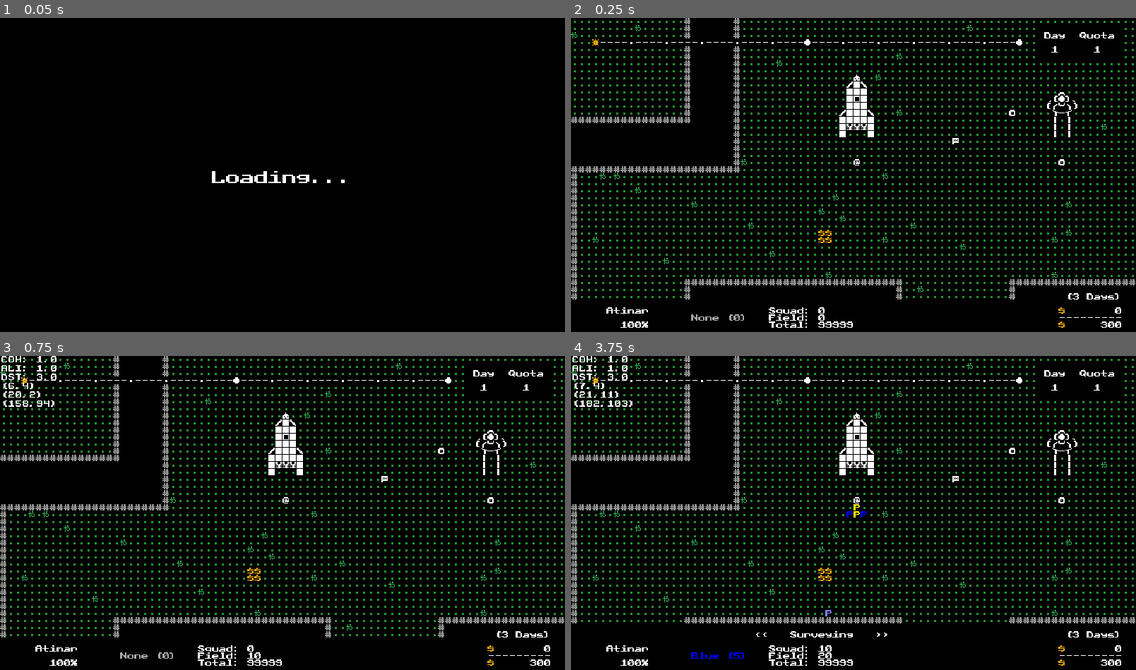
Above: before the commit, frames 1-4 (two rows, left to right).
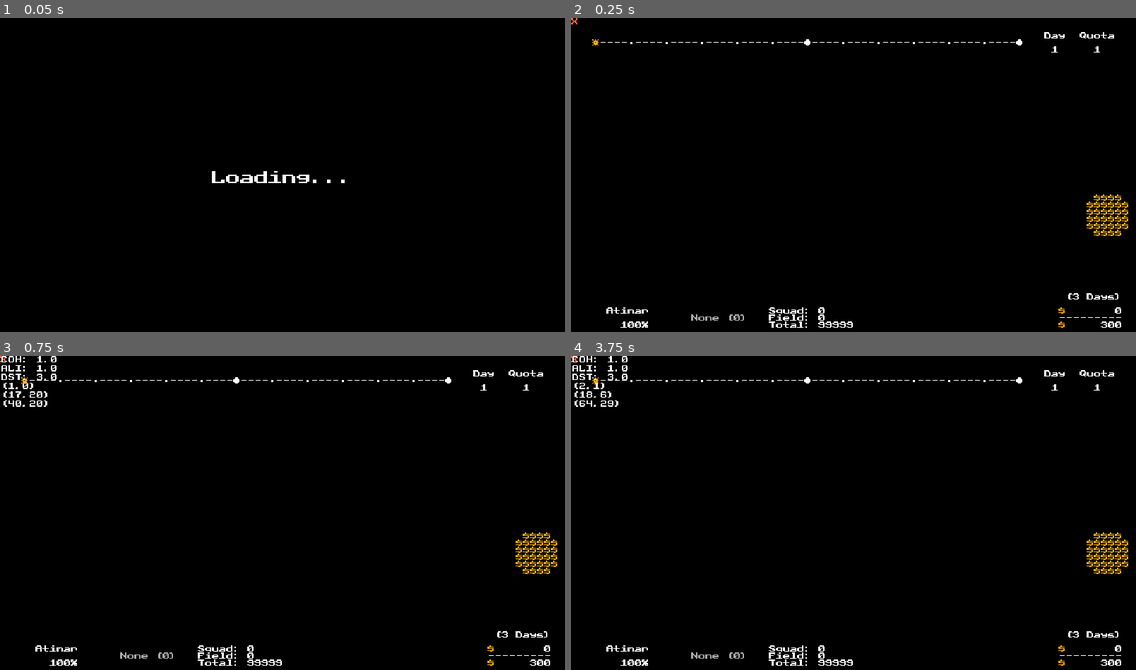
Above: after the commit, the same moments.

Repository: w00tyd00d/Roguemin
Game: Godot game, scene res://prefabs/main.tscn
Same seed, same stepped clock (60 frames per second), same inputs: the game is played once before the commit and once after it.
Inputs (mouse positions are in pixels of both pictures, inside the frame that each line leads up to):
- Up to frame 1 (0.05 s): no input
- Up to frame 2 (0.25 s): no input
- Up to frame 3 (0.75 s): tap Enter (c_confirm) at 0.5 s; move the mouse to (282, 497) at 0.52 s; hold E (c_cycle_right) from 0.53 s (still down); tap A (c_attack) at 0.6 s; click (282, 497) at 0.67 s
- Up to frame 4 (3.75 s): tap Enter (c_confirm) at 1.25, 2.1, 2.75 s; move the mouse to (740, 531) at 1.27 s; release E (c_cycle_right) at 1.28 s; hold Keypad 2 (c_down) 1.28-2.03 s; tap Z (c_camera) at 1.35 s; move the mouse to (910, 443) at 2.02 s; hold E (c_cycle_right) 2.03-2.78 s; move the mouse to (825, 578) at 2.77 s; hold Keypad 8 (c_up) 2.78-3.53 s; tap D (c_dismiss) at 2.85 s; click (825, 578) at 2.92 s; move the mouse to (1023, 563) at 3.52 s; hold Q (c_cycle_left) from 3.53 s (still down); tap X (c_survey) at 3.6 s

Frame 1 is identical in both runs. In frame 2, 10% of the frame differs, in the area x 0-100%, y 0-90%; in frame 3, 10%; in frame 4, 10%, in the area x 0-100%, y 0-97%.
Error after the commit: Parse Error: Cannot infer the type of "unit" variable because the value doesn't have a set type. (res://scripts/entities/enemy.gd:103)

Commit message:
UnitContainer now UnitManager, also is now globally accessed via GameState

Diff:
--- a/prefabs/unit_container.tscn
+++ b/prefabs/unit_container.tscn
@@ -1,9 +1,9 @@
 [gd_scene load_steps=3 format=3 uid="uid://77dxilf67abv"]
 
-[ext_resource type="Script" uid="uid://dhcf1aaqkb5wj" path="res://scripts/world/unit_container.gd" id="1_aks25"]
+[ext_resource type="Script" uid="uid://dhcf1aaqkb5wj" path="res://scripts/world/unit_manager.gd" id="1_aks25"]
 [ext_resource type="PackedScene" uid="uid://dtou5u2oxkeus" path="res://prefabs/entities/unit.tscn" id="1_scmr8"]
 
-[node name="UnitContainer" type="Node"]
+[node name="UnitManager" type="Node"]
 script = ExtResource("1_aks25")
 
 [node name="Unit00" parent="." instance=ExtResource("1_scmr8")]
--- a/scripts/entities/enemy.gd
+++ b/scripts/entities/enemy.gd
@@ -92,10 +92,9 @@
 func buck_units() -> void:
     var size := riding_units.size()
     var empty_tiles := world.get_closest_empty_tiles(current_tile, size)
-    var _units = riding_units.keys()
 
-    for i in size:
-        _units[i].move_to(empty_tiles[i])
+    for unit: Unit in riding_units:
+        unit.move_to(empty_tiles.pop_back())
 
     riding_units = {}
 
--- a/scripts/entities/spotty_red.gd
+++ b/scripts/entities/spotty_red.gd
@@ -7,7 +7,7 @@
 
 
 func _init() -> void:
-    brain = InanimateBrain.new(self)
+    brain = SpottyRedBrain.new(self)
     super()
 
 
--- a/scripts/game_state.gd
+++ b/scripts/game_state.gd
@@ -42,6 +42,9 @@
 ## Global reference to the player object
 var player : Player
 
+## Global reference to the unit manager object
+var unit_manager : UnitManager
+
 
 ## The current money value the player has accumulated
 var money := 0 :
--- a/scripts/main.gd
+++ b/scripts/main.gd
@@ -9,7 +9,7 @@
 @onready var game_screen := $GameScreen as Control
 
 @onready var game_viewport := $GameScreen/%SubViewport as SubViewport
-@onready var unit_container := $GameScreen/%UnitContainer as UnitContainer
+@onready var unit_manager := $GameScreen/%UnitManager as UnitManager
 
 func _ready() -> void:
     # Set the default background color to black at runtime
@@ -20,7 +20,8 @@
 
     # We keep these nodes as a children to the game screen, but we inject
     # references to them to the world factory so that it may utilize them
-    world_factory.unit_container = unit_container
+    # world_factory.unit_manager = unit_manager
+    GameState.unit_manager = unit_manager
     world_factory.game_viewport = game_viewport
 
     # FOR DEBUGGING PURPOSES, AUTOMATICALLY GO RIGHT TO GAME
@@ -33,7 +34,7 @@
     var world := world_factory.generate_new_world()
     GameState.world = world
 
-    unit_container.reset_all()
+    unit_manager.reset_all()
 
     var player : Player
     if not GameState.player:
--- /dev/null
+++ b/scripts/states/inanimate/dead_state.gd
@@ -0,0 +1,11 @@
+class_name DeadState extends InanimateState
+
+
+func _init():
+    name = "Dead"
+
+
+func enter(_ent: Entity) -> void:
+    var ent := _ent as Enemy
+    ent.self_modulate = Color(127/255.0, 127/255.0, 127/255.0)
+    ent.buck_units()
--- a/scripts/states/inanimate/inanimate_state.gd
+++ b/scripts/states/inanimate/inanimate_state.gd
@@ -1,4 +1,5 @@
 class_name InanimateState extends State
+
 
 func _init():
     name = "inanimate"
--- a/scripts/states/spotty_red/spotty_red_asleep.gd
+++ /dev/null
@@ -1,21 +0,0 @@
-class_name SpottyRedAsleep extends State
-
-
-func _init():
-    name = "spotty_red_asleep"
-
-
-## Called when entering the state
-func enter(ent: Entity) -> void:
-    super(ent)
-
-
-## Attempts to perform an action to consume energy
-func do_action(ent: Entity) -> Array:
-
-    return [false]
-
-
-## Called when leaving the state
-func exit(ent: Entity) -> void:
-    super(ent)
--- a/scripts/states/spotty_red/spotty_red_brain.gd
+++ b/scripts/states/spotty_red/spotty_red_brain.gd
@@ -3,13 +3,8 @@
 
 func _init(ent: Entity) -> void:
     super(ent)
-
-    # Each brain should initialize with a:
-    #   pre-defined states dictionary from States
-    #   initial current_state member
     _states = States.spotty_red
-    change_state(States.SpottyRed.IDLE)
-
+    change_state(States.SpottyRed.SLEEP)
 
 
 # Used to change how the brain updates each time a turn is made
--- /dev/null
+++ b/scripts/states/spotty_red/spotty_red_sleep.gd
@@ -0,0 +1,38 @@
+class_name SpottyRedSleep extends State
+
+
+func _init():
+    name = "spotty_red_sleep"
+
+
+# Called when entering the state
+# func enter(ent: Entity) -> void:
+#     super(ent)
+
+
+# Changes what the cost of the action will be
+# func get_cost(ent: Entity) -> int:
+#     return super(ent)
+
+
+# Changes the rules for when the entity can act
+func can_act(_ent: Entity) -> bool:
+    return true
+
+
+# Changes how energy is consumed from the entity
+func use_energy(ent: Entity) -> void:
+    ent.brain.reset_energy()
+
+
+# Attempts to perform an action to consume energy
+func do_action(ent: Entity) -> Array:
+    # Returns array of values:
+    #   [0]: bool, Result of the action
+    #   [1]: States.Enum, OPTIONAL new state
+    return [false]
+
+
+# Called when leaving the state
+# func exit(ent: Entity) -> void:
+#     super(ent)
--- a/scripts/states/states.gd
+++ b/scripts/states/states.gd
@@ -3,6 +3,7 @@
 
 ## Blanket state for anything that is inanimate/haulable
 static var inanimate_state := InanimateState.new()
+static var dead_state := DeadState.new()
 
 enum Unit {
     IDLE,
@@ -30,10 +31,13 @@
 
 
 enum SpottyRed {
-    IDLE,
+    SLEEP,
+    CHASE,
+    ATTACK,
+    DEAD
 }
 
 static var spotty_red := {
     # DEBUG, CHANGE THIS!
-    States.SpottyRed.IDLE: UnitIdle.new()
+    States.SpottyRed.SLEEP: UnitIdle.new()
 }
--- a/scripts/states/unit/unit_dead.gd
+++ b/scripts/states/unit/unit_dead.gd
@@ -5,7 +5,6 @@
     name = "unit_dead"
 
 
-## Called when entering the state
 func enter(ent: Entity) -> void:
     var unit := ent as Unit
 
@@ -21,3 +20,7 @@
         unit.brain.reset()
 
     super(ent)
+
+
+func exit(ent: Entity) -> void:
+    super(ent)
--- a/scripts/world/factory/world_factory.gd
+++ b/scripts/world/factory/world_factory.gd
@@ -15,7 +15,7 @@
 var populator := WorldPopulator.new() # Farore
 
 # Assigned by GameScreen at runtime
-var unit_container : UnitContainer
+# var unit_container : UnitManager
 var game_viewport : SubViewport
 
 
@@ -35,5 +35,5 @@
 
 func _create_new_world() -> World:
     var world := World.create()
-    world.unit_container = unit_container
+    # world.unit_container = unit_container
     return world
--- a/scripts/world/unit_container.gd
+++ b/scripts/world/unit_manager.gd
@@ -1,4 +1,4 @@
-class_name UnitContainer extends Node
+class_name UnitManager extends Node
 
 
 func _ready() -> void:
@@ -24,13 +24,23 @@
     return null
 
 
-func get_closest_unit_to(pos: Vector2i) -> Unit:
-    var best := 2**31-1
+func get_closest_unit_to(pos: Vector2i, radial := false) -> Unit:
+    var best := 2**31 - 1.0
     var res: Unit = null
+
     for unit: Unit in get_children():
-        if unit.is_dead: continue
-        var dist := Util.chebyshev_distance(unit.grid_position, pos)
+        if unit.is_dead:
+            continue
+
+        var dist: float
+
+        if radial:
+            dist = unit.grid_position.distance_to(pos)
+        else:
+            dist = Util.chebyshev_distance(unit.grid_position, pos)
+
         if dist < best:
             res = unit
             best = dist
+
     return res
--- a/scripts/world/world.gd
+++ b/scripts/world/world.gd
@@ -27,7 +27,7 @@
         GameState.world_time_changed.emit(n)
 
 ## The container node of all of the unit objects in-game
-var unit_container : UnitContainer # injected upon World creation
+# var unit_manager : UnitManager
 
 ## The number of [Unit] objects currently out on the field.
 var unit_count := 0 :
@@ -313,15 +313,22 @@
         type := Type.Unit.NONE) -> Unit:
 
     if type == Type.Unit.NONE:
-        type = [Type.Unit.RED, Type.Unit.YELLOW, Type.Unit.BLUE].pick_random()
-
-    var unit : Unit = unit_container.get_available_unit()
+        type = [
+            Type.Unit.RED,
+            Type.Unit.YELLOW,
+            Type.Unit.BLUE
+        ].pick_random()
+
+    var unit : Unit = GameState.unit_manager.get_available_unit()
     var tile := get_tile(pos)
-    if not unit or not tile: return
+
+    if not unit or not tile:
+        return
 
     unit.spawn(pos, type, [true,false].pick_random())
     tile.add_unit(unit)
     unit_count += 1
+
     return unit
 
 
Not shown, added: scripts/states/inanimate/dead_state.gd.uid
Not shown, removed: scripts/states/spotty_red/spotty_red_asleep.gd.uid
Not shown, added: scripts/states/spotty_red/spotty_red_sleep.gd.uid
Renamed: scripts/world/unit_container.gd.uid -> scripts/world/unit_manager.gd.uid
